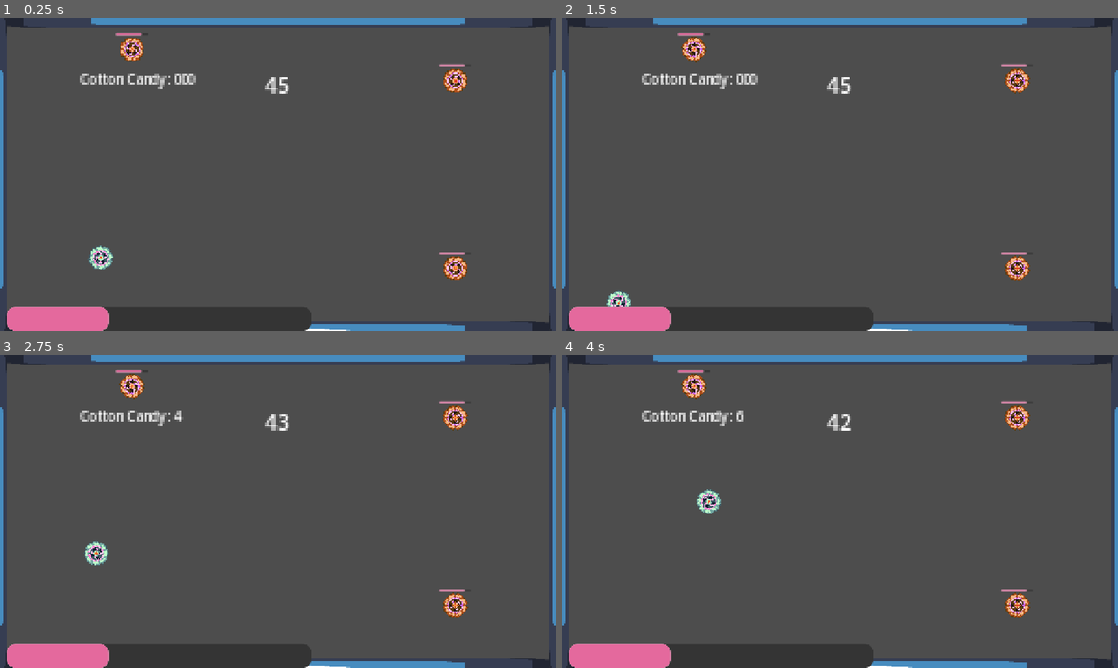
Above: before the commit, frames 1-4 (two rows, left to right).
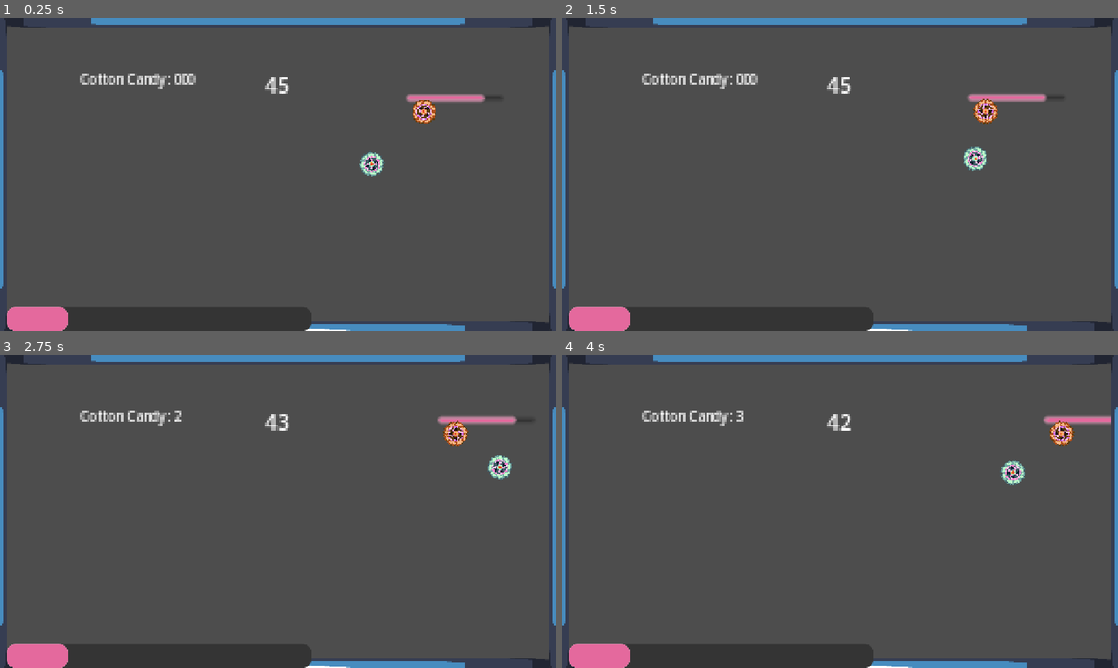
Above: after the commit, the same moments.

Repository: We-ALL-Play-Warthunder-Not-Just-Me/verySeriousSpinningCottonCandyGame
Game: Godot game, scene res://main_game.tscn
The game is run twice, just before and just after one commit, with the same random seed, the same clock (stepped at 60 frames per second) and the same inputs. The engine's default icon, where the game draws it, is replaced by a stand-in: a white triangle on a blue panel in a dark square.
Inputs (mouse positions are in pixels of both pictures, inside the frame that each line leads up to):
- Up to frame 1 (0.25 s): no input
- Up to frame 2 (1.5 s): move the mouse to (962, 158) at 0.52 s; press the mouse at (962, 158) at 0.53 s; move the mouse to (728, 190) at 1.27 s; release the mouse at (728, 190) at 1.28 s; click (728, 190) at 1.35 s
- Up to frame 3 (2.75 s): move the mouse to (333, 442) at 2.02 s; press the mouse at (333, 442) at 2.03 s
- Up to frame 4 (4 s): move the mouse to (812, 574) at 2.77 s; release the mouse at (812, 574) at 2.78 s; click (812, 574) at 2.85 s; move the mouse to (1006, 558) at 3.52 s; press the mouse at (1006, 558) at 3.53 s

The runs differ from the first frame. In frame 1, 2.7% of the frame differs, in the area x 10-90%, y 4-100%; in frame 2, 2.6%; in frame 3, 2.5%; in frame 4, 2.7%, in the area x 10-99%, y 4-100%.

Commit message:
Player Steals Spin based on Speed
Simple. Be faster and better to get more spin. Devour their souls by going at the speed of light to harvest their essence for your own selfish desires. You villain...

Diff:
--- a/Enemies/Enemy.tscn
+++ b/Enemies/Enemy.tscn
@@ -92,6 +92,7 @@
 physics_material_override = SubResource("PhysicsMaterial_xu11e")
 lock_rotation = true
 continuous_cd = 2
+max_contacts_reported = 1
 script = ExtResource("1_biruh")
 
 [node name="HealthBar" parent="." unique_id=103673131 node_paths=PackedStringArray("health") instance=ExtResource("6_oiydt")]
@@ -99,6 +100,7 @@
 offset_top = -12.0
 offset_right = 12.0
 offset_bottom = -11.0
+scale = Vector2(3, 3)
 health = NodePath("../HealthComponent")
 
 [node name="VerySeriousEnemy" type="Sprite2D" parent="." unique_id=1977203792]
--- a/Enemies/enemy.gd
+++ b/Enemies/enemy.gd
@@ -1,9 +1,18 @@
 extends RigidBody2D
 
 @export var temp_world = Node2D
-var bah = "BAH"
+@onready var health = $HealthComponent
+var bah = 0
+var previous_frame: Vector2
 
 # Called every frame. 'delta' is the elapsed time since the previous frame.
 func _process(_delta: float) -> void:
 	var to_center = self.position.direction_to(temp_world.position)
 	self.apply_force(to_center * temp_world.gravity)
+	bah += 1
+	if bah > 60:
+		bah = 0
+		var random_temp = randi_range(-20, 20)
+		var random_temp_two = randi_range(-20, 20)
+		self.apply_force(Vector2(random_temp, random_temp_two))
+	previous_frame = self.linear_velocity
--- a/Player/Player.tscn
+++ b/Player/Player.tscn
@@ -91,11 +91,15 @@
 [sub_resource type="CircleShape2D" id="CircleShape2D_b8qva"]
 radius = 9.0
 
+[sub_resource type="CircleShape2D" id="CircleShape2D_j23h2"]
+radius = 11.0
+
 [node name="Player" type="RigidBody2D" unique_id=222236015]
 mass = 0.005
 physics_material_override = SubResource("PhysicsMaterial_xu11e")
 lock_rotation = true
 continuous_cd = 2
+max_contacts_reported = 1
 script = ExtResource("2_8g4oa")
 
 [node name="VerySeriousPlayer" type="Sprite2D" parent="." unique_id=1977203792]
@@ -116,7 +120,7 @@
 
 [node name="HealthComponent" type="Node" parent="." unique_id=627178191]
 script = ExtResource("1_3qydi")
-MaxHp = 30
+MaxHp = 50
 CurrentHP = 10
 HealthDecay = 0
 metadata/_custom_type_script = "uid://uflgtvyrjjt"
@@ -143,7 +147,8 @@
 [node name="DamageArea" type="Area2D" parent="." unique_id=1289753861]
 collision_layer = 2
 
-[node name="PlayerHitBox" type="CollisionPolygon2D" parent="DamageArea" unique_id=1397515548]
-polygon = PackedVector2Array(12, 0, 9, -8, 4, -10, 4, 10, 9, 8)
+[node name="PlayerHitBox" type="CollisionShape2D" parent="DamageArea" unique_id=387144028]
+shape = SubResource("CircleShape2D_j23h2")
+debug_color = Color(0.9757263, 0, 0.42078322, 0.41960785)
 
 [connection signal="body_entered" from="DamageArea" to="." method="_on_damage_area_entered"]
--- a/Player/player_rigid.gd
+++ b/Player/player_rigid.gd
@@ -1,10 +1,11 @@
 extends RigidBody2D
 
 var mouse_position
-var amplifier = 1.5
+var amplifier = 0.0
 var max_power = 60
 var dash_time = 5
 var candy_multiplier
+var max_damage = 30
 @onready var draw_arrow = $VerySeriousArrows3
 @onready var health = $HealthComponent
 @onready var animations = $VerySeriousPlayer/PlayerAnimations
@@ -17,6 +18,7 @@
 var aiming = false
 var dash_countdown
 @export var center_stage = Node2D
+var previous_frame: Vector2
 
 # Called every frame. 'delta' is the elapsed time since the previous frame.
 func _process(delta: float) -> void:
@@ -28,9 +30,6 @@
 			if Input.is_action_pressed("MouseLeftClick"):
 				draw_arrow.visible = true
 				mouse_position = get_global_mouse_position()
-				var hit_box_limit = self.position - mouse_position
-				hit_box.position = hit_box_limit.limit_length(1)
-				hit_box.rotation = hit_box.position.angle()
 				#print("Hold!")
 				#print("Mouse Position: ", mouse_position)
 
@@ -56,24 +55,48 @@
 	if health.CurrentHP > half_health:
 		animations.play("PlayerSpinHigh")
 		candy_multiplier = 3
+		amplifier = 3.0
 	elif health.CurrentHP > fourth_health:
 		animations.play("PlayerSpinMed")
 		candy_multiplier = 2
+		amplifier = 2.0
 	elif health.CurrentHP > 0:
 		animations.play("PlayerSpinLow")
 		candy_multiplier = 1
+		amplifier = 1.0
 	else:
 		animations.stop()
 		candy_multiplier = 0
 
 	var to_center = self.position.direction_to(center_stage.position)
-	var distance_to_center = self.position.distance_squared_to(center_stage.position)
 	self.apply_force(to_center * center_stage.gravity)
+	previous_frame = self.linear_velocity
 
 func steal_spin(enemy: RigidBody2D):
-	print(enemy.bah)
-	pass
+	var player_force = abs(previous_frame.length())
+	var enemy_force = abs(enemy.previous_frame.length())
+	if player_force > enemy_force:
+		print("We got 'em!")
+		var force_total = (player_force + enemy_force)
+		var force_difference =  (player_force - enemy_force)
+		var force_percent = force_difference / force_total
+		var enemy_damage = ceili(max_damage * force_percent)
+		enemy.health.takeDamage(enemy_damage)
+		self.health.heal(enemy_damage/2)
+		#print("Player Force: ", player_force)
+		#print("Enemy Force: ", enemy_force)
+		#print("Total Force: ", force_total)
+		#print("The Difference: ", force_difference)
+		#print("Force Percentage: ", force_percent)
+		#print("Enemy Current HP: ", enemy.health.CurrentHP)
+		#print("Enemy HP to lose: ", enemy_damage)
+	elif player_force < enemy_force:
+		print("We're not strong enough...")
 
-func _on_damage_area_entered(body: RigidBody2D) -> void:
-	if body.name != "Player":
+func _on_damage_area_entered(body: Node2D) -> void:
+	print("boop")
+	if body.name != "Player" and body is RigidBody2D:
 		steal_spin(body)
+		#var hold = self.linear_velocity.normalized() * (test.shape.radius * 2)
+		#test_arrow_two.target_position = previous_frame
+		#Engine.set_time_scale(0.0)
--- a/main_game.tscn
+++ b/main_game.tscn
@@ -17,7 +17,7 @@
 script = ExtResource("1_2pltu")
 
 [node name="Player" parent="." unique_id=2021730916 node_paths=PackedStringArray("center_stage") instance=ExtResource("2_yx7mw")]
-position = Vector2(-136, 64)
+position = Vector2(72, -8)
 continuous_cd = 1
 center_stage = NodePath("../CenterStage")
 
@@ -55,15 +55,7 @@
 autostart = true
 
 [node name="Enemy" parent="." unique_id=222236015 node_paths=PackedStringArray("temp_world") instance=ExtResource("4_6bm6p")]
-position = Vector2(136, 72)
-temp_world = NodePath("../CenterStage")
-
-[node name="Enemy2" parent="." unique_id=2031190163 node_paths=PackedStringArray("temp_world") instance=ExtResource("4_6bm6p")]
-position = Vector2(136, -72)
-temp_world = NodePath("../CenterStage")
-
-[node name="Enemy3" parent="." unique_id=79558982 node_paths=PackedStringArray("temp_world") instance=ExtResource("4_6bm6p")]
-position = Vector2(-112, -96)
+position = Vector2(112, -48)
 temp_world = NodePath("../CenterStage")
 
 [node name="Wall" type="Sprite2D" parent="." unique_id=1647511951]
